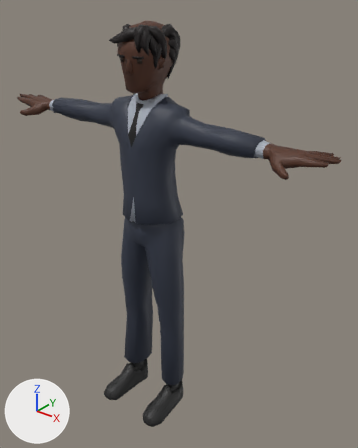
The glTF model js/models/avatars/club-crowd-bouncer.glb: old version first, new version second.
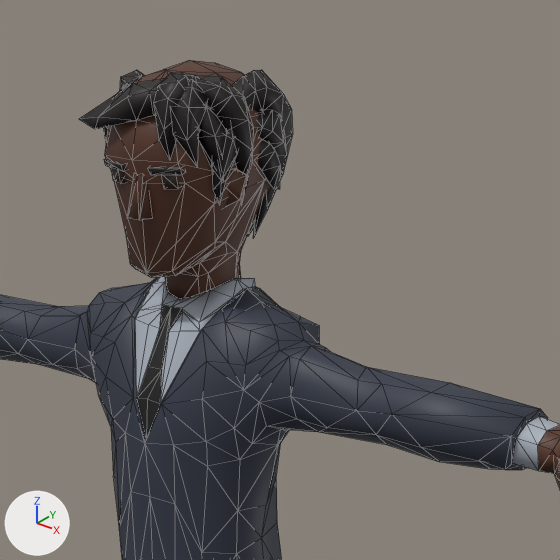
Each version appears first whole from a 50 mm lens placed at (1.368, -1.567, 1.956), pointed at (0.103, 0.014, 0.976), and next in a close-up on the part from 23% to 76% of the width and 0% to 42% of the height. The lights are fixed; the arrows at lower left show +X, +Y and +Z. The last two pictures show the newer version. The close-ups show mesh edges as thin lines. Vertices at exactly the same position are counted once.

In view in the first close-up: 'Suit_Body'.
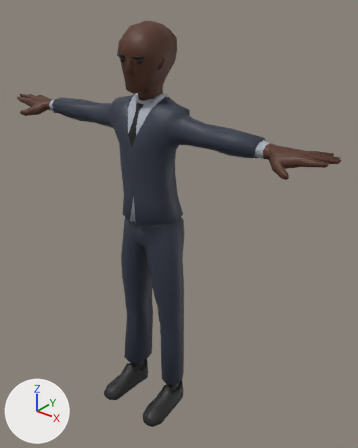
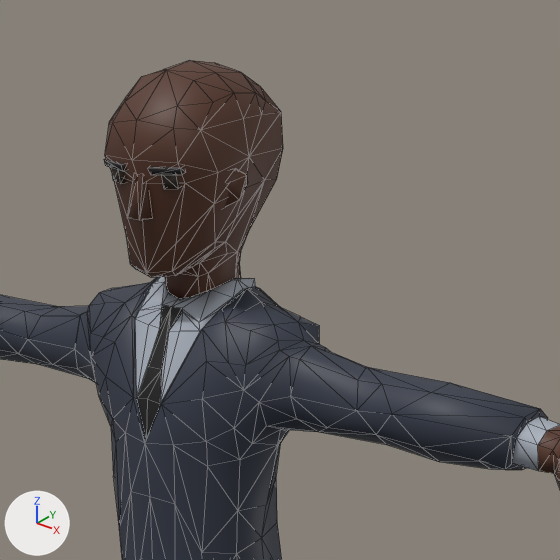
Changed parts and their boxes (x1, y1, x2, y2) in the close-ups (560 x 560 px):
part 1 of me_suit_body, deleted
    before: (79, 70, 292, 238)

What changed in the scene script:
```text
Change me_suit_body:
    used by ob_suit_body; location = (0.0, 0.0, 0.0)
    remove me_suit_body.from_pydata(...)  # 1475 vertices, 2800 faces; spans x -0.84..0.84, y -0.29..0.07, z 0.0..1.83
    add me_suit_body.from_pydata(...)  # 1184 vertices, 2290 faces; spans x -0.84..0.84, y -0.29..0.07, z 0.0..1.83
    me_suit_body part 1: 12 loose pieces with 291 vertices, spanning x -0.11..0.11, y -0.17..0.07, z 1.6..1.82, are deleted
```
